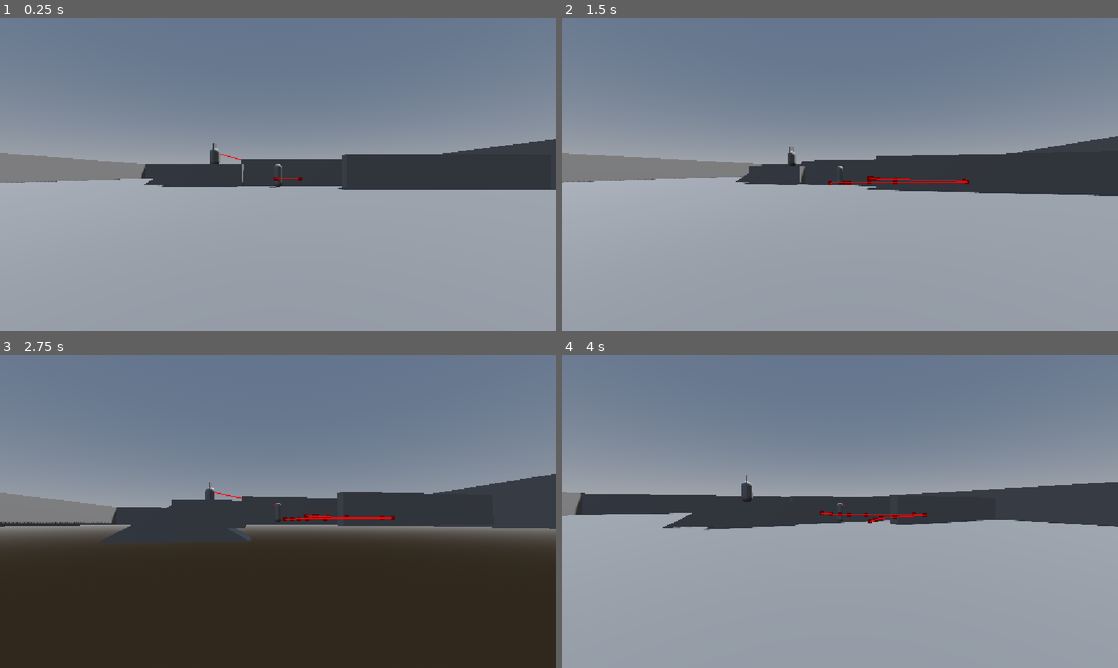
Above: before the commit, frames 1-4 (two rows, left to right).
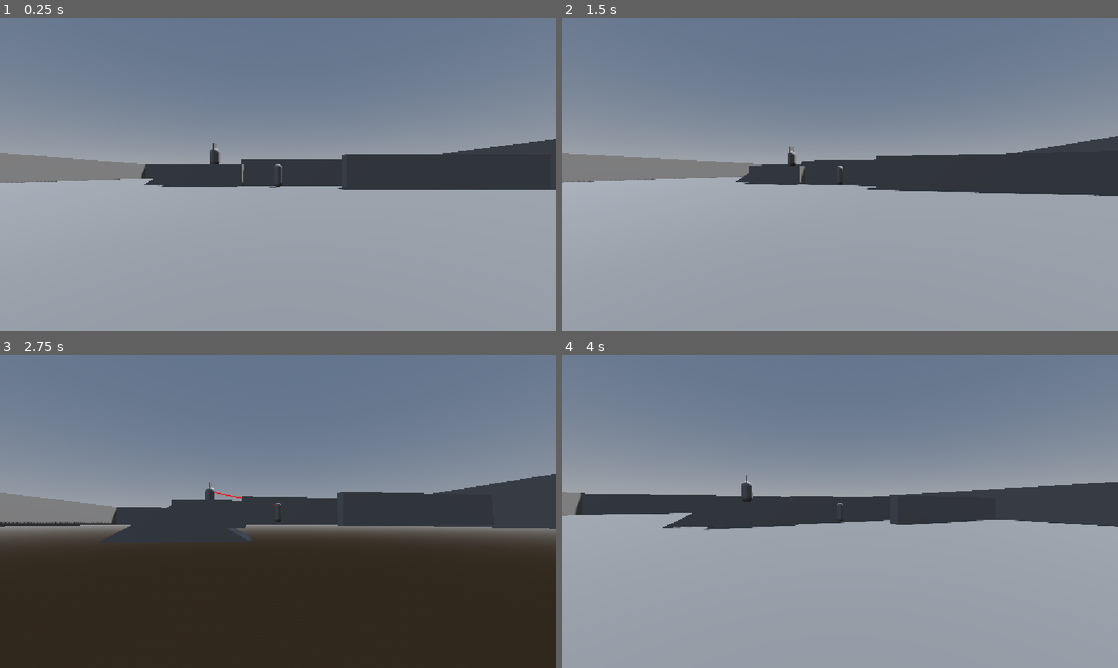
Above: after the commit, the same moments.

Repository: Flogah/chimera
Game: Godot game, scene res://scenes/test_areas/test_pc_vs_ai.tscn
Same seed, same stepped clock (60 frames per second), same inputs: the game is played once before the commit and once after it. This scene is started directly instead of the project's main scene.
Inputs (mouse positions are in pixels of both pictures, inside the frame that each line leads up to):
- Up to frame 1 (0.25 s): no input
- Up to frame 2 (1.5 s): move the mouse to (867, 174) at 0.52 s; hold Mouse wheel up (zoom_in) 0.53-1.28 s; hold W (move_forward) from 0.53 s (still down); move the mouse to (812, 174) at 1.27 s; tap Mouse wheel down (zoom_out) at 1.35 s
- Up to frame 3 (2.75 s): keep holding W (move_forward); move the mouse to (289, 505) at 2.02 s; hold Mouse wheel up (zoom_in) from 2.03 s (still down)
- Up to frame 4 (4 s): keep holding W (move_forward); move the mouse to (834, 517) at 2.77 s; release Mouse wheel up (zoom_in) at 2.78 s; tap Mouse wheel down (zoom_out) at 2.85 s; move the mouse to (878, 514) at 3.52 s; hold Mouse wheel up (zoom_in) from 3.53 s (still down)

The runs differ from the first frame. In frame 1, less than 0.1% of the frame differs, in the area x 39-55%, y 43-52%; in frame 2, 0.2%; in frame 3, 0.2%, in the area x 50-71%, y 50-54%; in frame 4, 0.2%.

Commit message:
added follow player logic and excluded enemies from detection for now

Diff:
--- a/godot-chimera/scenes/test_areas/agent.gd
+++ b/godot-chimera/scenes/test_areas/agent.gd
@@ -1,4 +1,7 @@
 extends CharacterBody3D
+
+signal target_acquired(target)
+signal target_lost(target)
 
 @onready var nav_agent: NavigationAgent3D = %NavigationAgent3D
 @onready var hurt_box: HurtBox = %HurtBox
@@ -9,28 +12,20 @@
 @export var patrol_parent: Node3D
 var patrol_points:Array[Node3D]
 
-var has_target: bool = false
-var target_pos: Vector3
+var target:CharacterBody3D
+
 var speed: float = 3.0
 
 func _ready() -> void:
 	hurt_box.hit_received.connect(get_hurt)
 	hit_box.hit.connect(hit_something)
 
-	if patrol_parent:
-		for child in patrol_parent.get_children():
-			patrol_points.append(child)
-
-		state_machine.change_state("patrol", {"patrol_points": patrol_points})
+	target_acquired.connect(func(): state_machine.change_state("follow", {"target": target}))
+	target_lost.connect(func(): state_machine.change_state("follow"))
 
 func get_hurt(hitbox: HitBox):
 	if hitbox == hit_box:
 		return
-
-	var blast_dir:Vector3 = (hitbox.global_position - global_position).normalized()
-	blast_dir.y = 0.5
-
-	velocity = blast_dir.normalized() * 50.0
 
 	print(name + ": I have been hurt!")
 
@@ -38,4 +33,14 @@
 	if hurtbox == hurt_box:
 		return
 
-	print(name + ": I hit something!")
+	print(name + ": I hit " + hurtbox.owner.name)
+
+func make_target(body: CharacterBody3D):
+	if body is Player:
+		target = body
+		target_acquired.emit(target)
+
+
+func lose_target():
+	target_lost.emit(target)
+	target = null
--- a/godot-chimera/scenes/test_areas/agent.tscn
+++ b/godot-chimera/scenes/test_areas/agent.tscn
@@ -198,7 +198,7 @@
 [node name="Detection" type="Area3D" parent="." unique_id=1280241424]
 unique_name_in_owner = true
 collision_layer = 0
-collision_mask = 6
+collision_mask = 2
 script = ExtResource("10_7dvuf")
 metadata/_custom_type_script = "uid://cqruue83wwfr1"
 
--- a/godot-chimera/scripts/Components/state_machine/states/follow.gd
+++ b/godot-chimera/scripts/Components/state_machine/states/follow.gd
@@ -1,14 +1,20 @@
 extends State
 
 @export var nav_agent: NavigationAgent3D
-var target:Node3D
+var target: Node3D
+var target_location: Vector3
 
 func enter_state(_data: Dictionary = {}) -> void:
-	target = _data.get("target")
+	nav_agent.velocity_computed.connect(on_velocity_computed)
 
-	nav_agent.target_position = target.global_position
-
-	nav_agent.velocity_computed.connect(on_velocity_computed)
+	if _data.has("target"):
+		target = _data.get("target")
+		nav_agent.target_position = target.global_position
+	elif target:
+		target_location = target.global_position
+		nav_agent.target_position = target_location
+	else:
+		switch_state.emit("idle")
 
 func physics_update(_delta: float) -> void:
 	if nav_agent.is_navigation_finished():
